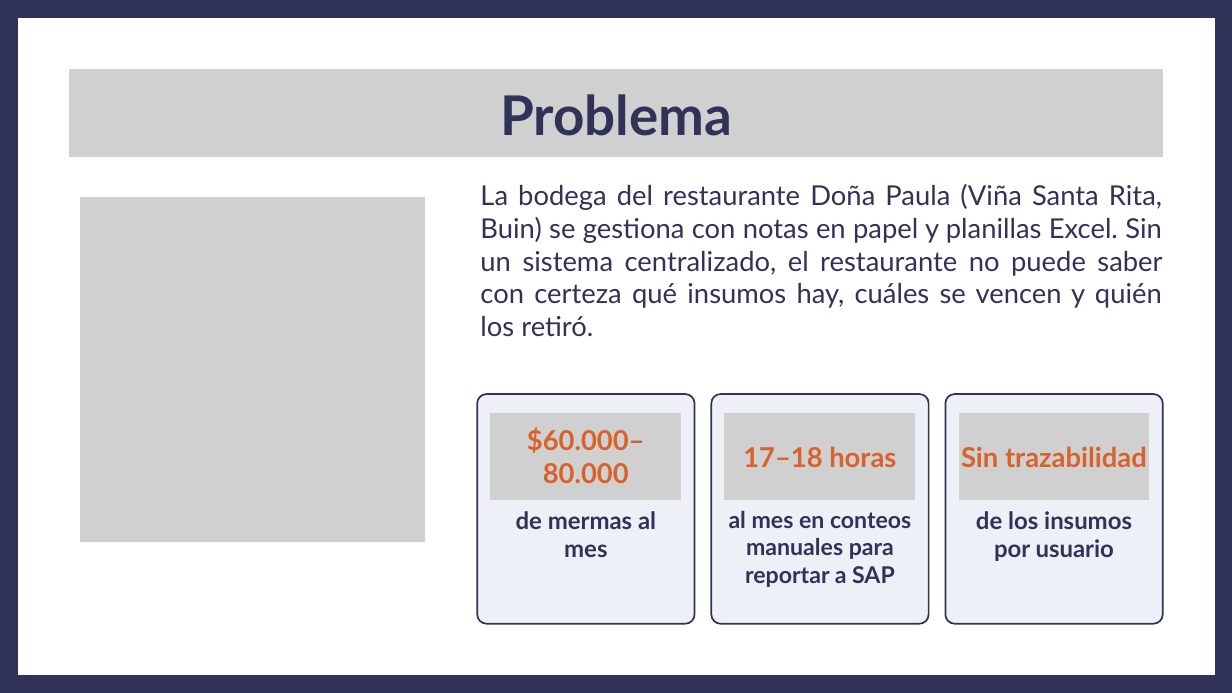
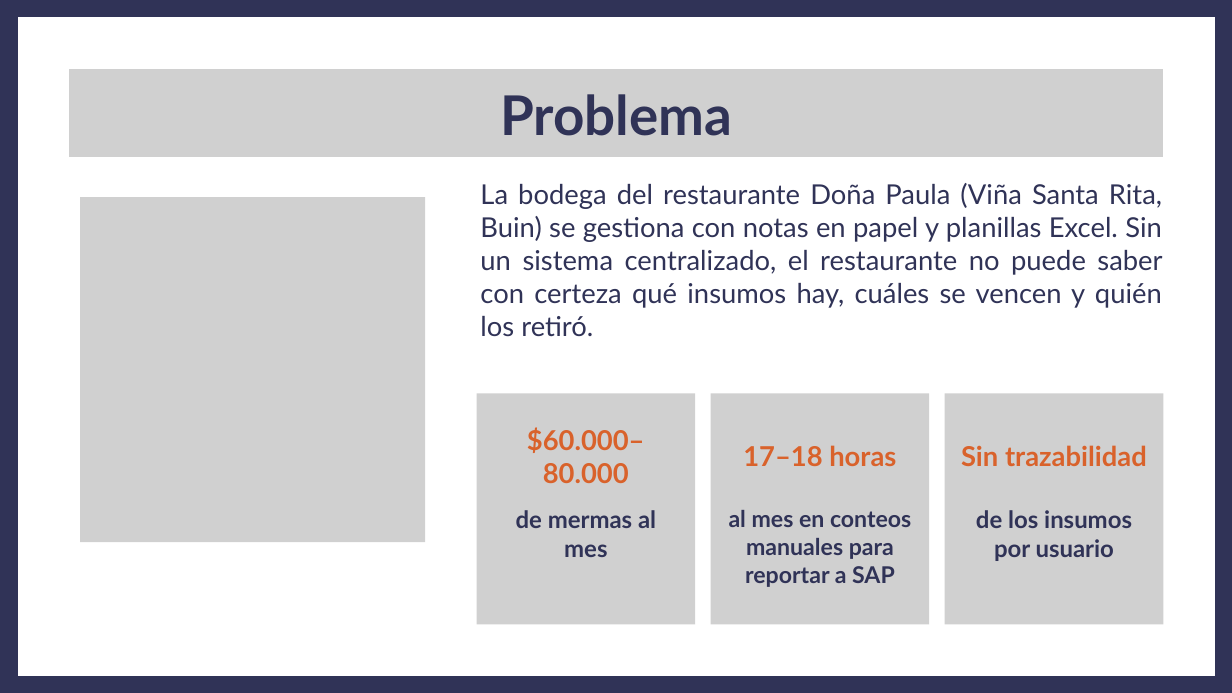
Before and after one commit to ezequielesq/SAN-BERNARDO-MALLEN-GONZALEZ-PTY4614-002D-EQUIPO-3, a slide deck: slide 2 of FASE 2/EVIDENCIAS PROYECTO/PRESENTACIÓN FASE 2 - CAPSTONE.pptx. Drawn at 1232x693 pixels with LibreOffice and Linux fonts; fonts in the diff are those of the drawing; grey boxes stand for pictures. Boxes give left, top, right and bottom in pixels: in the first picture for what was removed or moved away, otherwise in the second. Text is boxed around its words. In the diff, an @@ line names an element or a change of style, - is before the commit and + after.

```diff
--- a/FASE 2/EVIDENCIAS PROYECTO/PRESENTACIÓN FASE 2 - CAPSTONE.pptx
+++ b/FASE 2/EVIDENCIAS PROYECTO/PRESENTACIÓN FASE 2 - CAPSTONE.pptx
@@ freeform shape at [18, 18, 1215, 675]: outline redrawn @@
@@ freeform shape removed at [477, 394, 695, 624] @@
@@ picture added at [477, 394, 695, 625] @@
@@ picture added at [490, 413, 681, 500] @@
@@ freeform shape removed at [711, 394, 929, 624] @@
@@ picture added at [711, 394, 930, 625] @@
@@ picture added at [724, 413, 915, 500] @@
@@ picture added at [945, 394, 1164, 625] @@
@@ freeform shape removed at [946, 394, 1163, 624] @@
@@ picture added at [958, 413, 1149, 500] @@
```
Also in this commit, not shown: 29 other slides changed, 2 slides added, 1 other file.
